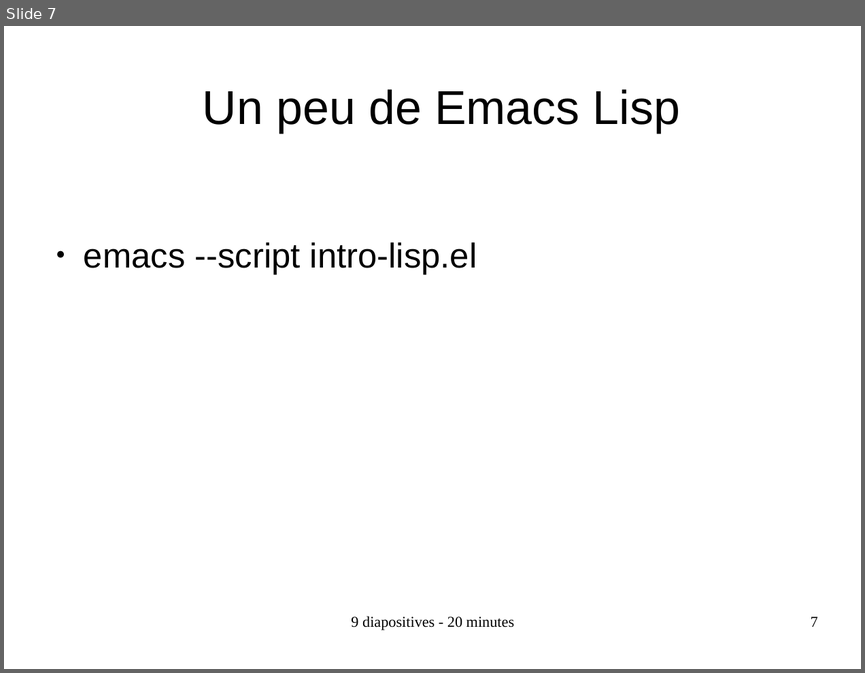
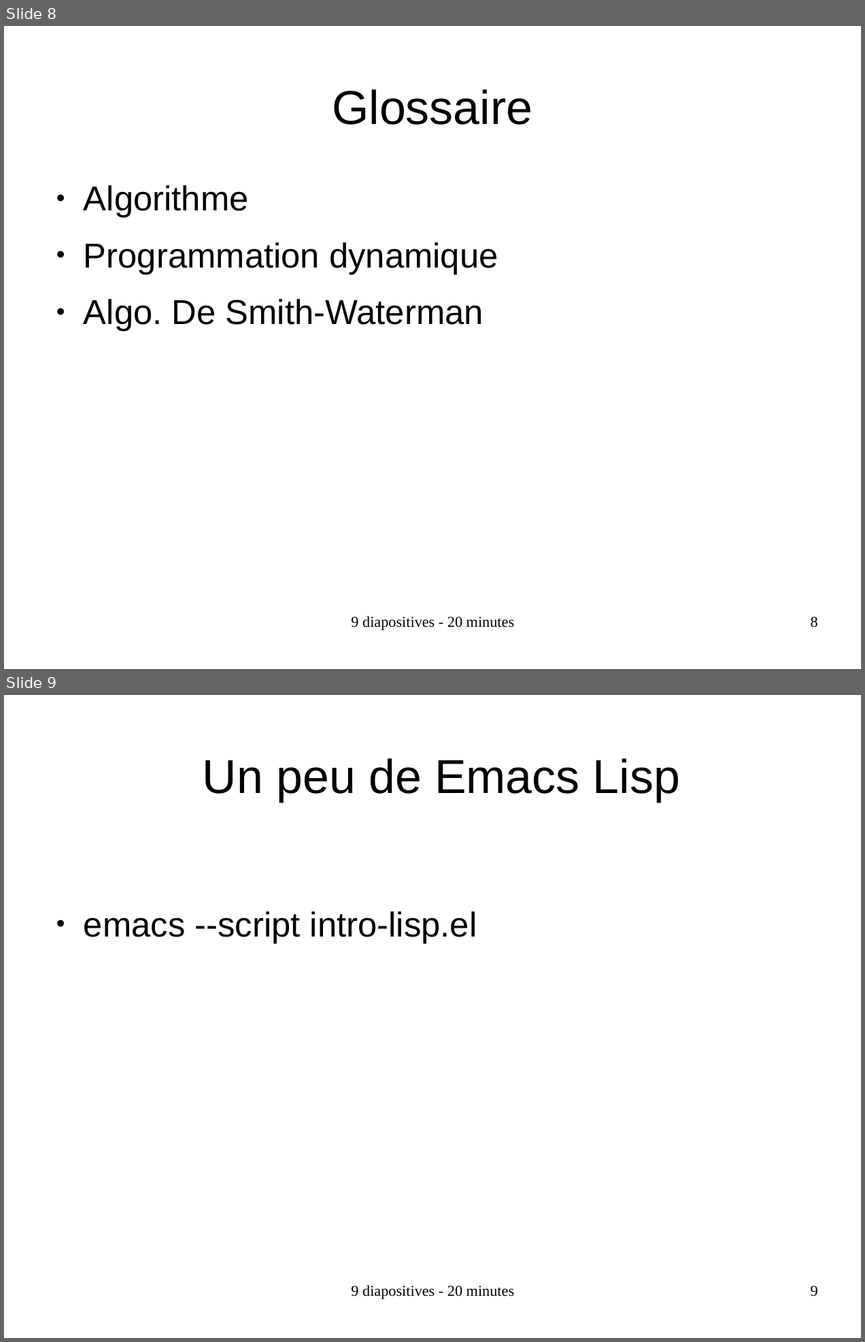
Before and after one commit to sebhtml/opencode.ca, a slide deck: 2016-03-29-XXIX/opencode-2016-03-29-sebhtml-dynamic-programming-lisp.odp. Shown one above the other, each under a label of ours: slide 7 before the commit, slides 8 and 9 after it. The pictures are 865x673 and 865x1342 pixels, drawn with LibreOffice and Linux fonts; fonts in the diff are those of the drawing. Boxes give left, top, right and bottom in pixels: in the first picture for what was removed or moved away, otherwise in the second. Text is boxed around its words. In the diff, an @@ line names an element or a change of style, - is before the commit and + after.

```diff
--- a/2016-03-29-XXIX/opencode-2016-03-29-sebhtml-dynamic-programming-lisp.odp
+++ b/2016-03-29-XXIX/opencode-2016-03-29-sebhtml-dynamic-programming-lisp.odp
@@ slide 8 added at (4, 26, 861, 669), background #FFFFFF @@
@@ title added at (332, 89, 532, 125), 44 pt, text #000000 @@
+Glossaire
@@ text added at (84, 185, 498, 331), 32 pt, text #000000 @@
+● Algorithme
+● Programmation dynamique
+● Algo. De Smith-Waterman
@@ text added at (351, 616, 514, 630), 14 pt, text #000000 @@
+9 diapositives - 20 minutes
@@ page number added at (810, 616, 818, 627), 14 pt, text #000000 @@
+8
@@ what was slide 7 is now slide 9 @@
@@ page number at (810, 1285, 818, 1296): text changed @@
-7
+9
```
Also in this commit, not shown: 4 slides changed, 1 other slide added, 2 other files.
